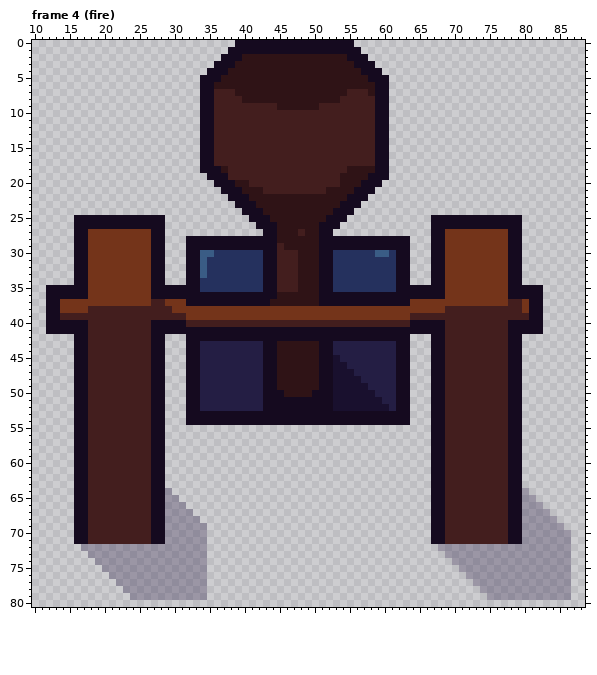
File history of a pixel-art file, res/img/catapult.aseprite. Above is the file before it was changed.
96x96 pixels, 7 frames. Shown: frame 4 (fire): x 10..88, y 0..80. The commit also changed other frames, which this record leaves out.
Once edited:
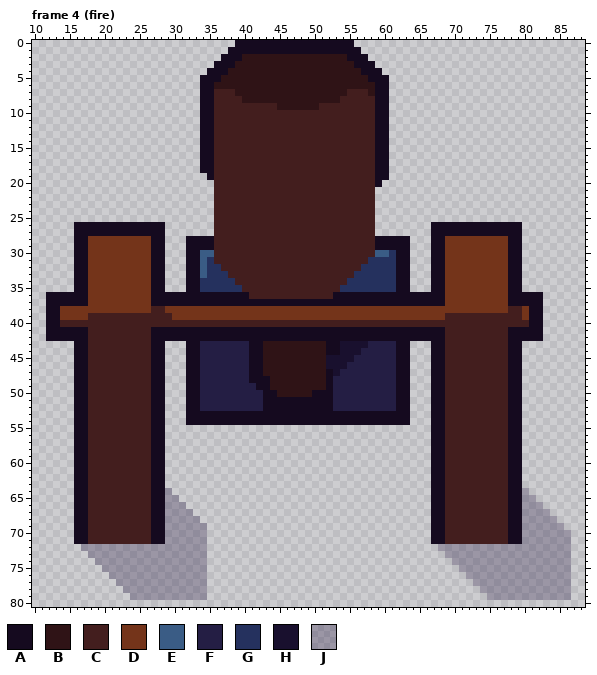
Palette (. is transparent): A #150a1f  B #2f1316  C #431e1e  D #74341a  E #3a5c85  F #241e44  G #25315e  H #19102e  J #2919454e
The exact change:
Frame 4 (fire), layers "Layer 3", "Layer 1", "Layer 4":
The edit adds colour A in row 42 at x 12 to 15, 29 to 31, 64 to 66 and 80 to 82.
Colour B gives way to colour A in row 37 at x 44 to 50.
Colour C gives way to colour A in row 37 at x 27 to 28 and 78 to 79.
Colour D gives way to colour A in row 27 at x 18 to 26 and 69 to 77; in row 37 at x 14 to 17, 29 to 31, 64 to 68 and 80.
Colour F gives way to colour A in rows 43 to 44 at x 41 to 42 and 53; in rows 45 to 48 at x 41 to 42; in row 49 at x 42.
Colour A gives way to colour B in rows 43 to 47 at x 43 to 44 and 51; in rows 48 to 49 at x 44 and 51; in row 50 at x 45.
The edit adds colour C in row 21 at x 36; in row 22 at x 36 to 37 and 58; in row 23 at x 36 to 38 and 57 to 58; in row 24 at x 36 to 39 and 56 to 58; in row 25 at x 36 to 40 and 55 to 58; in row 26 at x 36 to 41 and 54 to 58.
The edit adds colour C in row 27 at x 36 to 42 and 53 to 58.
Colour A gives way to colour C in row 18 at x 36; in row 19 at x 36 to 37 and 58; in row 20 at x 36 to 38 and 57 to 58; in row 21 at x 37 to 39 and 56 to 58; in row 22 at x 38 to 40 and 55 to 57; in row 23 at x 39 to 41 and 54 to 56.
Colour A gives way to colour C in row 24 at x 40 to 42 and 53 to 55; in row 25 at x 41 to 43 and 52 to 54; in row 26 at x 42 to 44 and 51 to 53; in row 27 at x 43 to 44 and 51 to 52; in rows 28 to 29 at x 36 to 44 and 51 to 58; in rows 30 to 35 at x 43 to 44 and 51 to 52.
Colour A gives way to colour C in row 36 at x 41 to 44 and 51 to 52; in row 40 at x 14 to 17, 27 to 31, 64 to 68 and 78 to 80.
Colour B gives way to colour C in row 18 at x 37 and 55 to 58; in row 19 at x 54 to 57; in row 20 at x 39 to 40 and 54 to 56; in row 21 at x 40 to 42 and 52 to 55; in row 22 at x 41 to 54; in row 23 at x 42 to 53.
Colour B gives way to colour C in row 24 at x 43 to 52; in row 25 at x 44 to 51; in row 26 at x 45 to 50; in row 27 at x 45 to 47 and 49 to 50; in row 28 at x 45 to 50; in row 29 at x 46 to 50.
Colour B gives way to colour C in rows 30 to 35 at x 48 to 50; in row 36 at x 45 to 50.
Colour G gives way to colour C in row 30 at x 36 to 42 and 53 to 58; in row 31 at x 36 to 42 and 53 to 57; in row 32 at x 37 to 42 and 53 to 56; in row 33 at x 38 to 42 and 53 to 55; in row 34 at x 39 to 42 and 53 to 54; in row 35 at x 40 to 42 and 53.
Colour C gives way to colour D in row 38 at x 18 to 26, 29 and 69 to 77; in row 39 at x 14 to 17, 30 to 31, 64 to 68 and 80.
Colour H gives way to colour F in row 47 at x 54 to 55; in row 48 at x 53 to 56; in row 49 at x 53 to 57; in row 50 at x 53 to 58; in row 51 at x 53 to 59; in row 52 at x 53 to 60.
Colour A gives way to colour H in rows 45 to 46 at x 52.
Colour F gives way to colour H in row 43 at x 54 to 57; in row 44 at x 54 to 56; in row 45 at x 54 to 55.
The author cleared colour A in row 25 at x 16 to 28 and 67 to 79; in row 35 at x 12 to 15, 29 to 31, 64 to 66 and 80 to 82.
Changed places in both pictures, as pixel boxes (x1, y1, x2, y2):
changed: (46, 166, 375, 341)
changed: (431, 215, 522, 236)
changed: (410, 285, 543, 341)
changed: (249, 341, 284, 397)
changed: (319, 341, 389, 411)
